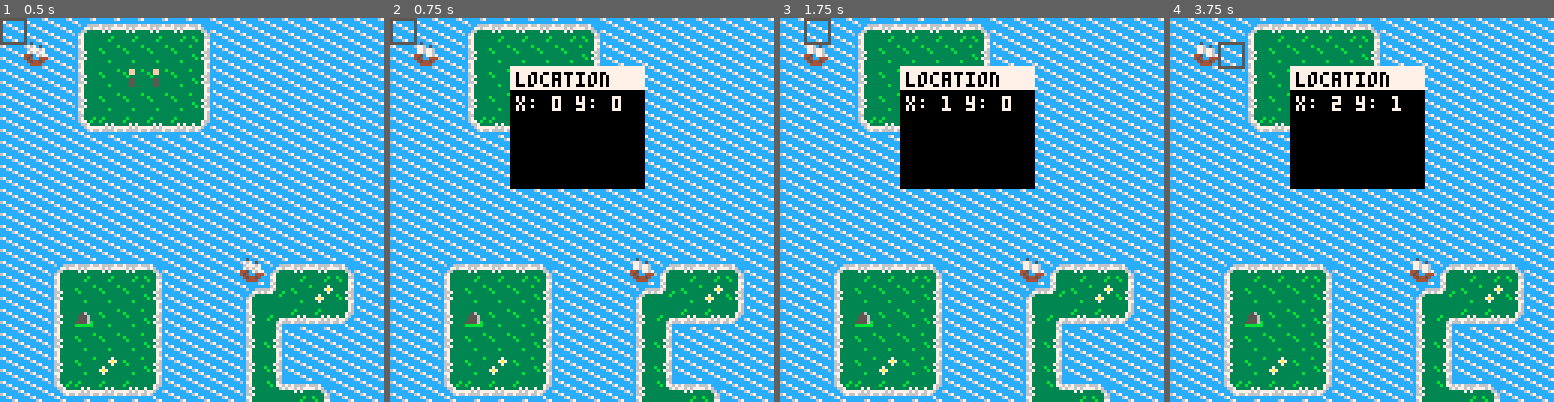
Above: before the commit, frames 1-4 (left to right).
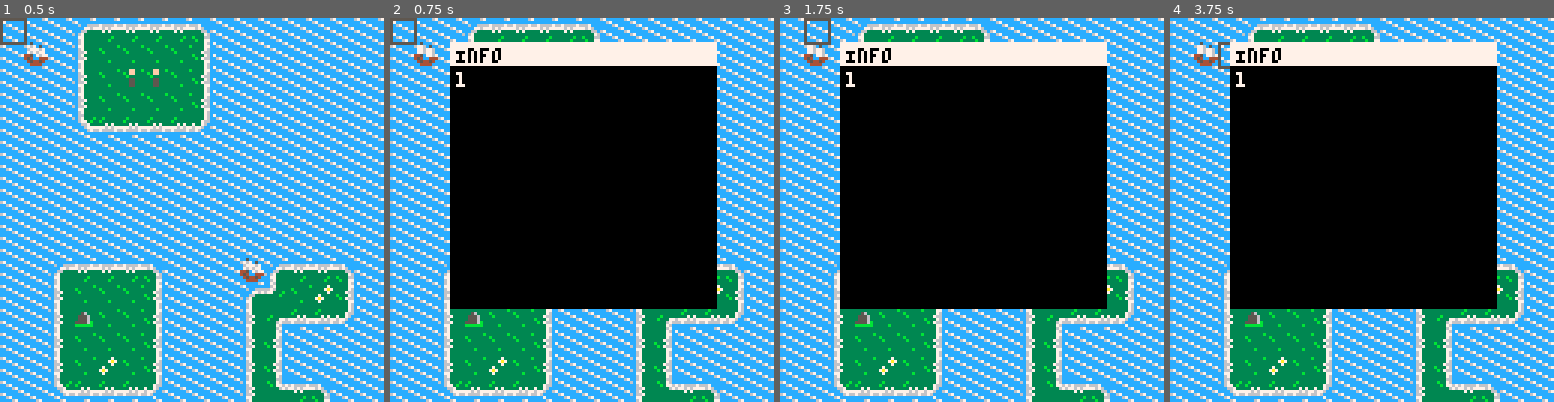
Above: after the commit, the same moments.

Repository: ignoreintuition/archipelago
Game: PICO-8 cartridge archipelago.p8
The game is run twice, just before and just after one commit, with the same random seed, the same clock (stepped at 60 frames per second) and the same inputs.
Inputs:
- Up to frame 1 (0.5 s): tap X (X key) at 0.33 s
- Up to frame 2 (0.75 s): tap O (Z key) at 0.7 s
- Up to frame 3 (1.75 s): tap X (X key) at 1.07 s; hold Right from 1.6 s (still down); tap O (Z key) at 1.7 s
- Up to frame 4 (3.75 s): tap X (X key) at 1.85, 2.97 s; release Right at 2.1 s; tap O (Z key) every 0.4 s from 2.1 to 3.7 s; hold Up 2.15-2.42 s; hold Right 2.47-3.03 s; hold Left 3.08-3.58 s; hold Down from 3.63 s (still down)

Frame 1 is identical in both runs. In frame 2, 39% of the frame differs, in the area x 15-86%, y 6-76%; in frame 3, 39%; in frame 4, 39%.

Commit message:
Added terrain, sound, dialog

Diff:
--- a/archipelago.p8
+++ b/archipelago.p8
@@ -2,12 +2,13 @@
 version 41
 __lua__
 --game
-#include game.lua
-#include helpers.lua
-#include ui.lua
-#include map.lua
-#include unit.lua
-#include sprites.lua
+#include src/game.lua
+#include src/helpers.lua
+#include src/ui.lua
+#include src/tile.lua
+#include src/map.lua
+#include src/unit.lua
+#include src/sprites.lua
 -->8
 __gfx__
 00000000cccccc6733333333cc673333333376c733333333cccccc67cccccc67cccccc67cc663333333376c73333333333333333333366cccc76333333333333
@@ -27,7 +28,7 @@
 3bbbbbb33333334333333333045445400454454000000550000550000005500000fa00fa00000000000000000000000000000000000000000000000000000000
 333333333333333333333333004444000044440000000550000000000000000000fa00fa00000000000000000000000000000000000000000000000000000000
 __gff__
-0001020404040400040404040404040202020214181014181010000000000000000000000000000000000000000000000000000000000000000000000000000000000000000000000000000000000000000000000000000000000000000000000000000000000000000000000000000000000000000000000000000000000000
+00010203030303030303030303030302020202151902060a1211000000000000000000000000000000000000000000000000000000000000000000000000000000000000000000000000000000000000000000000000000000000000000000000000000000000000000000000000000000000000000000000000000000000000
 0000000000000000000000000000000000000000000000000000000000000000000000000000000000000000000000000000000000000000000000000000000000000000000000000000000000000000000000000000000000000000000000000000000000000000000000000000000000000000000000000000000000000000
 __map__
 0101010706060606080101010101010101010101010101010101010101010101010101010101010101010101010101010101010101010101010101010101010101010101010101010101010101010101010101010101010101010101010101010101010101010101010101010101010101010101010101010101010101010101
--- a/game.lua
+++ /dev/null
@@ -1,32 +0,0 @@
-function _init()
-  timer=0
-  animTimer=10
-
-  water=0
-  land=1
-  beach=2
-  frame1=2
-  frame2=3
-  unit=4
-
-  initMap()
-  initSprites()
-  initUi()
-  printh("Locked and stocked.")
-end
-
-function _update()
-  if (timer<0) then
-    timer=animTimer
-  end
-  timer-=1
-  updateMap()
-  updateSprites()
-  updateUi()
-end
-
-function _draw()
-  drawMap()
-  drawSprites()
-  drawUi()
-end
--- /dev/null
+++ b/src/game.lua
@@ -0,0 +1,33 @@
+function _init()
+    timer = 0
+    animTimer = 10
+
+    water = 0
+    land = 1
+    frame1 = 2
+    frame2 = 3
+
+    ship = 19
+    troop = 22
+
+    initMap()
+    initSprites()
+    initUi()
+    printh("Locked and stocked.")
+end
+
+function _update()
+    if (timer < 0) then
+        timer = animTimer
+    end
+    timer = timer - 1
+    updateMap()
+    updateSprites()
+    updateUi()
+end
+
+function _draw()
+    drawMap()
+    drawSprites()
+    drawUi()
+end
--- a/sprites.lua
+++ b/src/sprites.lua
@@ -1,6 +1,5 @@
 units = {}
-ship = 19
-troop = 22
+
 function initSprites()
     for i, v in ipairs({{ship, 1, 1}, {ship, 10, 10}, {ship, 18, 3}, {troop, 5, 2}, {troop, 6, 2}}) do
         units[i] = initUnit(v[1], v[2], v[3])
@@ -29,11 +28,21 @@
     return
 end
 
+function getSpriteInfo(x, y)
+    for i, v in ipairs(units) do
+        if v.x == x and v.y == y then
+          return v
+        end
+    end
+    return false
+end
+
 function moveSprite(x, y)
     for i, v in ipairs(units) do
         if v.sel then
-            move(v, x, y)
-            v.sel = false
+            local res = move(v, x, y)
+            v.sel = not res
+            return res
         end
     end
 end
--- /dev/null
+++ b/src/tile.lua
@@ -0,0 +1,4 @@
+function getTileInfo(x, y)
+    local tile = mget(x, y)
+    return tile
+end
--- /dev/null
+++ b/src/ui.lua
@@ -0,0 +1,70 @@
+function initUi()
+    mode = 1
+    c = {}
+    c.x = 0
+    c.y = 0
+    c.w = 8
+    c.h = 8
+end
+
+function updateUi()
+    newX = c.x
+    newY = c.y
+    if (btnp(0)) then
+        newX = newX - 1
+    end
+    if (btnp(1)) then
+        newX = newX + 1
+    end
+    if (btnp(2)) then
+        newY = newY - 1
+    end
+    if (btnp(3)) then
+        newY = newY + 1
+    end
+    c.x = mid(0, newX, 127)
+    c.y = mid(0, newY, 63)
+end
+
+function drawUi()
+    rect(c.x * 8, c.y * 8, c.x * 8 + c.w, c.y * 8 + c.h, 5)
+    if (btn(4)) then
+        local spr = getSpriteInfo(c.x, c.y)
+        if (spr) then
+            -- TODO convert dialog to array
+            dialog("Info", spr.terr, "lg")
+        else
+            local tile = getTileInfo(c.x, c.y)
+            dialog("Info", tile, "lg")
+        end
+    end
+    if (btnp(5)) then
+        check(c.x, c.y)
+    end
+end
+
+function dialog(t, c, sz)
+    local size = {}
+    size.lg = {20, 8, 88, 96}
+    size.sm = {40, 16, 44, 48}
+    local x = mapX * 8 + size[sz][1]
+    local y = mapY * 8 + size[sz][2]
+    rectfill(x, y, x + size[sz][3], y + 8, 7)
+    rectfill(x, y + 8, x + size[sz][3], y + size[sz][4] - 8, 0)
+    print(t, x + 2, y + 2, 0)
+    print(c, x + 2, y + 10, 7)
+end
+
+function check(x, y)
+    if mode == 1 then
+        if selectSprite(x, y) then
+            mode = 2
+        end
+    elseif mode == 2 then
+        if moveSprite(x, y) then
+            mode = 1
+        else
+            sfx(0)
+        end
+    end
+end
--- /dev/null
+++ b/src/unit.lua
@@ -0,0 +1,35 @@
+function initUnit(spr, x, y)
+    local u = {}
+    u.spr = spr
+    u.x = x
+    u.y = y
+    u.sel = false
+    if (u.spr == ship) then
+        u.terr = land
+    elseif (u.spr == troop) then
+        u.terr = water
+    end
+    return u
+end
+
+function updateUnit(u)
+    u.spr = animate(u)
+end
+
+function drawUnit(u)
+    spr(u.spr, u.x * 8, u.y * 8)
+    if u.sel then
+        if timer % 10 ~= 0 then
+            rect(u.x * 8, u.y * 8, u.x * 8 + 8, u.y * 8 + 8, 7)
+        end
+    end
+end
+
+function move(u, x, y)
+    if (fget(u.spr, u.terr) == fget(mget(x, y), u.terr)) then
+        u.x = x
+        u.y = y
+        return true
+    end
+    return false
+end
--- a/ui.lua
+++ /dev/null
@@ -1,48 +0,0 @@
-function initUi()
-  mode = 1
-  c={}
-  c.x=0
-  c.y=0
-  c.w=8
-  c.h=8
-end
-
-function updateUi()
-  newX = c.x
-  newY = c.y
-  if (btnp(0)) newX -= 1
-  if (btnp(1)) newX += 1
-  if (btnp(2)) newY -= 1
-  if (btnp(3)) newY += 1
-  c.x = mid(0, newX, 127)
-  c.y = mid(0, newY, 63)
-end
-
-function drawUi()
-  rect(c.x * 8, c.y * 8, c.x * 8 + c.w, c.y * 8 + c.h, 5)
-  if (btn(4)) dialog("location", "x: "..c.x.." y: ".. c.y, "sm")
-  if (btnp(5)) check(c.x, c.y)
-end
-
-function dialog(t, c, sz)
-  local size ={}
-  size.lg = {20, 8, 88, 96}
-  size.sm = {40, 16, 44, 48}
-  local x=mapX*8+size[sz][1]
-  local y=mapY*8+size[sz][2]
-  rectfill(x,y,x+size[sz][3],y+8,7)
-  rectfill(x,y + 8,x+size[sz][3],y+size[sz][4] - 8,0)
-  print(t, x + 2, y + 2, 0)
-  print(c, x + 2, y + 10, 7)
- end
-
-function check(x, y)
-  if mode == 1 then
-   if selectSprite(x, y) then
-     mode = 2
-    end
-  elseif mode == 2 then
-    moveSprite(x, y)
-    mode = 1
-  end
-end
--- a/unit.lua
+++ /dev/null
@@ -1,26 +0,0 @@
-function initUnit(spr, x, y)
-    local u = {}
-    u.spr = spr
-    u.x = x
-    u.y = y
-    u.sel = false
-    return u
-end
-
-function updateUnit(u)
-    u.spr = animate(u)
-end
-
-function drawUnit(u)
-    spr(u.spr, u.x * 8, u.y * 8)
-    if u.sel then
-      if timer % 10 != 0 then
-        rect(u.x * 8, u.y * 8, u.x * 8 + 8, u.y * 8 + 8, 7)
-      end
-    end
-end
-
-function move(spr, x, y)
-  spr.x = x
-  spr.y = y
-end
Not shown, changed: the sound effects (__sfx__) section of archipelago.p8
Renamed: helpers.lua -> src/helpers.lua
Renamed: map.lua -> src/map.lua
Not shown, added: .gitignore
Not shown, added: dist/archipelago.p8.png
